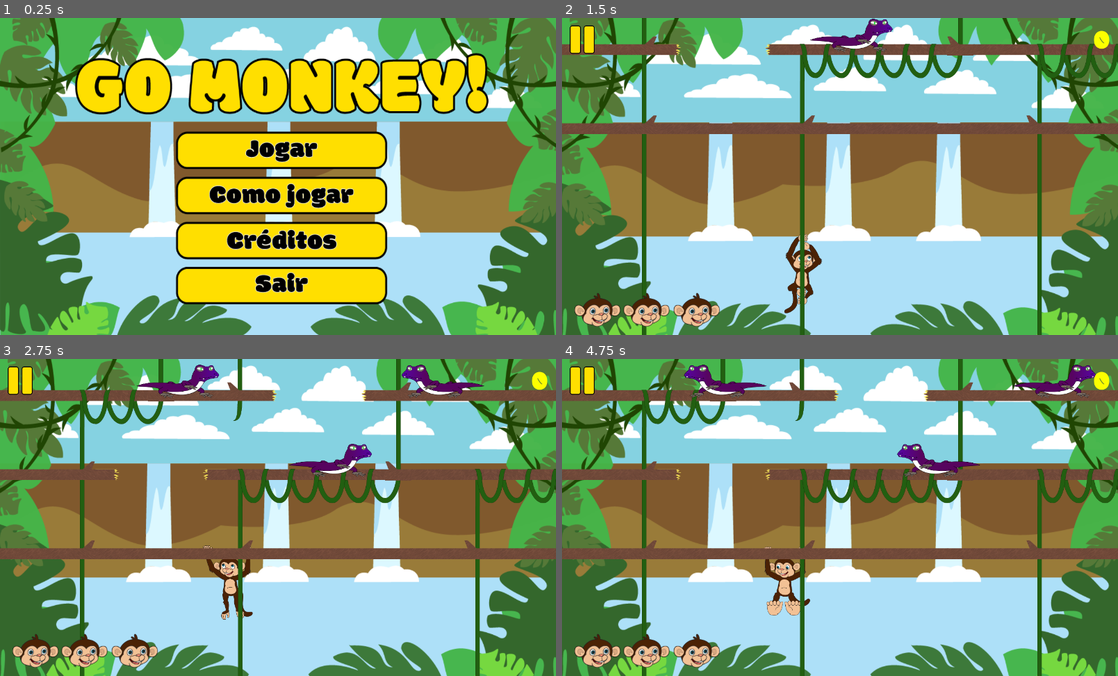
Above: before the commit, frames 1-4 (two rows, left to right).
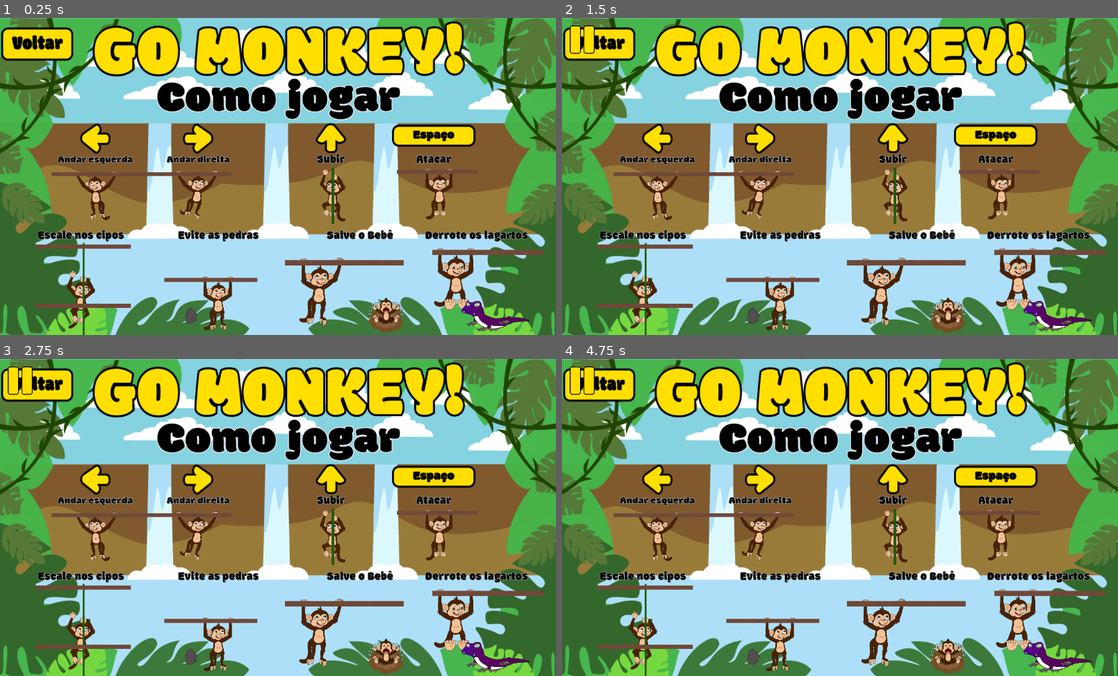
Above: after the commit, the same moments.

Repository: jmonteirodev/Go_monkey
Game: Godot game, scene res://World.tscn
The game is run twice, just before and just after one commit, with the same random seed, the same clock (stepped at 60 frames per second) and the same inputs. The engine's default icon, where the game draws it, is replaced by a stand-in: a white triangle on a blue panel in a dark square.
Inputs (mouse positions are in pixels of both pictures, inside the frame that each line leads up to):
- Up to frame 1 (0.25 s): no input
- Up to frame 2 (1.5 s): click (845, 151) at 0.5 s; hold Right (ui_right) from 1.28 s (still down); hold Space (atacar) from 1.28 s (still down)
- Up to frame 3 (2.75 s): release Right (ui_right) at 2.03 s; release Space (atacar) at 2.03 s; hold Left (ui_left) from 2.03 s (still down); tap Space (atacar) at 2.1 s
- Up to frame 4 (4.75 s): release Left (ui_left) at 2.78 s; hold Right (ui_right) 2.78-3.53 s; hold Space (atacar) 2.78-3.53 s; hold Up (ui_up) 3.53-4.28 s; tap Space (atacar) at 3.6 s; hold Left (ui_left) from 4.28 s (still down); hold Space (atacar) from 4.28 s (still down)

The runs differ from the first frame. In frame 1, 50% of the frame differs, in the area x 0-100%, y 0-100%; in frame 2, 37%; in frame 3, 41%; in frame 4, 42%.

Commit message:
Atualização telas

Diff:
--- a/config/HUD.tscn
+++ b/config/HUD.tscn
@@ -70,6 +70,8 @@
 [ext_resource path="res://Pauze Game Arcade.wav" type="AudioStream" id=68]
 [ext_resource path="res://Interface Soft Button.wav" type="AudioStream" id=69]
 [ext_resource path="res://telas/pause.png" type="Texture" id=70]
+[ext_resource path="res://cenario/troncos/tronco1.png" type="Texture" id=71]
+[ext_resource path="res://cenario/cipos/cipo0.png" type="Texture" id=72]
 
 [sub_resource type="DynamicFont" id=1]
 size = 66
@@ -320,8 +322,7 @@
 flat = true
 
 [node name="comoJogar" type="AnimatedSprite" parent="CanvasLayer"]
-visible = false
-position = Vector2( 679.858, 384.513 )
+position = Vector2( 678.141, 385.415 )
 scale = Vector2( 1.14378, 1.214 )
 frames = SubResource( 4 )
 
@@ -334,57 +335,59 @@
 flat = true
 
 [node name="andar_esquerda" type="AnimatedSprite" parent="CanvasLayer/comoJogar"]
-position = Vector2( -404.577, 76.9008 )
+position = Vector2( -387.93, 40.3054 )
 scale = Vector2( 0.289705, 0.289705 )
 frames = SubResource( 5 )
 frame = 4
 flip_h = true
 
 [node name="andar_direita" type="AnimatedSprite" parent="CanvasLayer/comoJogar"]
-position = Vector2( -146.587, 76.901 )
+position = Vector2( -174.331, 38.9985 )
 scale = Vector2( 0.289705, 0.289705 )
 frames = SubResource( 5 )
 frame = 3
 
 [node name="Sprite" type="Sprite" parent="CanvasLayer/comoJogar/andar_direita"]
-position = Vector2( -456.656, -170.761 )
+position = Vector2( -408.37, -170.761 )
 scale = Vector2( 20.6427, 1 )
+texture = ExtResource( 71 )
 
 [node name="atacar" type="AnimatedSprite" parent="CanvasLayer/comoJogar"]
-position = Vector2( -169.904, 269.964 )
+position = Vector2( 335.098, 35.6046 )
 scale = Vector2( 0.299096, 0.299096 )
 frames = SubResource( 6 )
 
 [node name="Sprite" type="Sprite" parent="CanvasLayer/comoJogar/atacar"]
 position = Vector2( 1.01398, -169.478 )
 scale = Vector2( 8.96534, 0.968603 )
+texture = ExtResource( 71 )
 
 [node name="Derrotar_lagarto" type="AnimatedSprite" parent="CanvasLayer/comoJogar"]
-position = Vector2( 419.822, 215.361 )
+position = Vector2( 443.128, 233.941 )
 scale = Vector2( 0.393186, 0.393186 )
 frames = SubResource( 7 )
 frame = 3
 
 [node name="Salve_Bebe" type="AnimatedSprite" parent="CanvasLayer/comoJogar"]
-position = Vector2( 109.625, 195.304 )
+position = Vector2( 138.309, 232.464 )
 scale = Vector2( 0.393186, 0.393186 )
 frames = SubResource( 8 )
 frame = 1
 
 [node name="Escale" type="AnimatedSprite" parent="CanvasLayer/comoJogar"]
-position = Vector2( 115.452, 1.75952 )
+position = Vector2( -416.41, 225.834 )
 scale = Vector2( 0.316939, 0.316939 )
 frames = SubResource( 9 )
 frame = 2
 
 [node name="EvitePedras" type="AnimatedSprite" parent="CanvasLayer/comoJogar"]
-position = Vector2( 423.935, 1.75952 )
+position = Vector2( -145.632, 215.783 )
 scale = Vector2( 0.316939, 0.316939 )
 frames = SubResource( 10 )
 frame = 10
 
 [node name="subir" type="AnimatedSprite" parent="CanvasLayer/comoJogar"]
-position = Vector2( -391, 263.5 )
+position = Vector2( 114.606, 36.4503 )
 scale = Vector2( 0.291856, 0.291856 )
 frames = SubResource( 11 )
 frame = 2
@@ -393,6 +396,7 @@
 [node name="Sprite" type="Sprite" parent="CanvasLayer/comoJogar/subir"]
 position = Vector2( 153.616, 215.432 )
 scale = Vector2( 1.82488, 5.97268 )
+texture = ExtResource( 72 )
 offset = Vector2( -85.6074, -35.0607 )
 
 [node name="creditos" type="AnimatedSprite" parent="CanvasLayer"]
Not shown: 1 places in config/HUD.tscn that only renumber resources
Not shown, changed: GOMONKEY.pck
